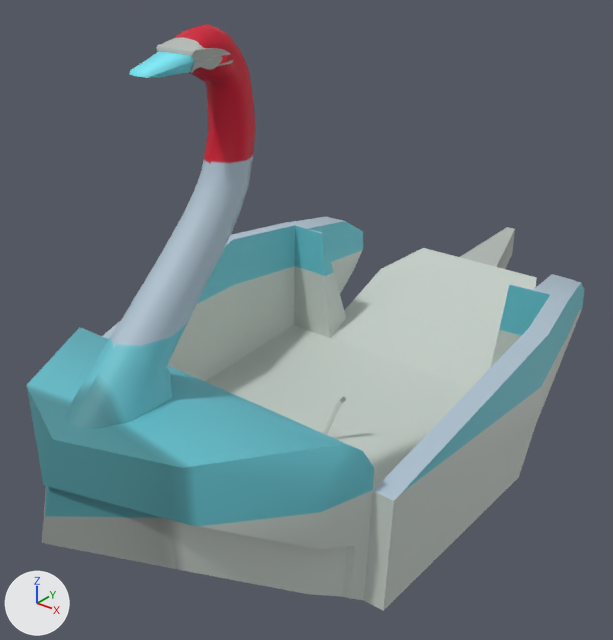
The FBX model Assets/Art/Static Meshes/Vehicles/SM_SwanBoat_02.fbx as it was, and as the next commit left it.
One viewpoint serves both versions: a camera (50 mm lens) standing at (2.33, -3.04, 2.57) and looking at (-0.05, -0.06, 0.72). Arrows for +X, +Y and +Z are at lower left; the lights stay in place. The first picture is the older version. Where no turn or scale is listed for an object, it has been applied to the vertices.

Before the edit, the objects in view are built like this:
```python
me_mesh_008 = bpy.data.meshes.new('Mesh.008')
me_mesh_008.from_pydata(...)  # 515 vertices, 502 faces; spans x -1.03..1.03, y -1.7..2.1, z -0.01..2.19
me_mesh_008.materials.append(mat_material__28)  # picture img_t_vehicles_png
me_mesh_248 = bpy.data.meshes.new('Mesh.248')
me_mesh_248.from_pydata(...)  # 20 vertices, 16 faces; spans x -0.008..0.125, y -0.04..0.059, z -0.015..0.286
me_mesh_248.materials.append(mat_material__28)  # picture img_t_vehicles_png
ob_kick_stand1 = bpy.data.objects.new('Kick_Stand1', me_mesh_248)
ob_kick_stand1.location = (0.0, 0.0, 0.0)
ob_sm_swanboat_02 = bpy.data.objects.new('SM_SwanBoat_02', me_mesh_008)
ob_sm_swanboat_02.location = (0.0, 0.0, 0.0)
```
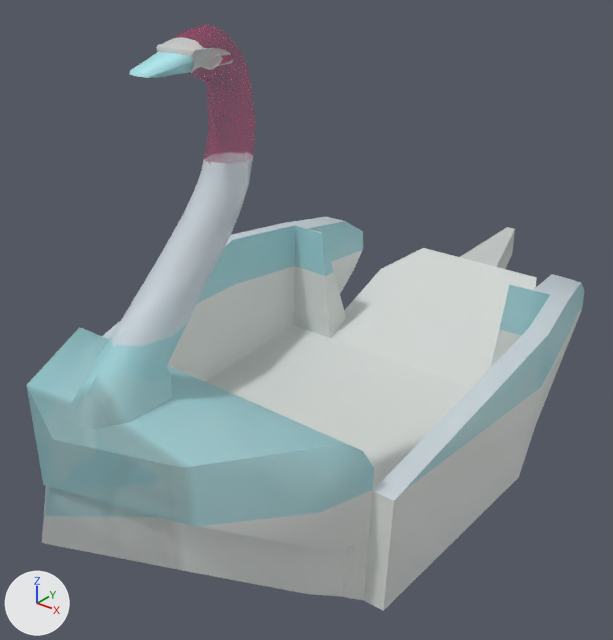
The newer file is also turned or shifted as a whole; pictures and numbers use the older file's frame.

Changed parts and their boxes [x1, y1, x2, y2] in the pictures (613 x 640 px):
'SM_SwanBoat_02', surface changed, recoloured: [26, 37, 584, 611] in both
'Kick_Stand1', deleted: before [323, 397, 346, 435]

What changed in the scene script:
```text
Change img_t_vehicles_png:
    img_t_vehicles_png: load_image('T_Vehicles.png', '../../Textures/T_Vehicles.png', 1235, 1235, 'sRGB') -> load_image('T_Vehicles.png', '../../Textures/T_Vehicles.png', 1235, 1235, 'Non-Color')
Add mat_material__28_001:
    mat_material__28_001 = bpy.data.materials.new('Material #28.001')
    # uses the picture img_t_vehicles_png
Change me_mesh_008:
    where me_mesh_008.from_pydata(...)  # 515 vertices, 502 faces; spans x -1.03..1.03, y -1.7..2.1, z -0.01..2.19
    remove me_mesh_008.materials.append(mat_material__28)  # picture img_t_vehicles_png
    add me_mesh_008.materials.append(mat_material__28_001)
Remove ob_kick_stand1:
    ob_kick_stand1 = bpy.data.objects.new('Kick_Stand1', me_mesh_248)
    ob_kick_stand1.location = (0.0, 0.0, 0.0)
```
